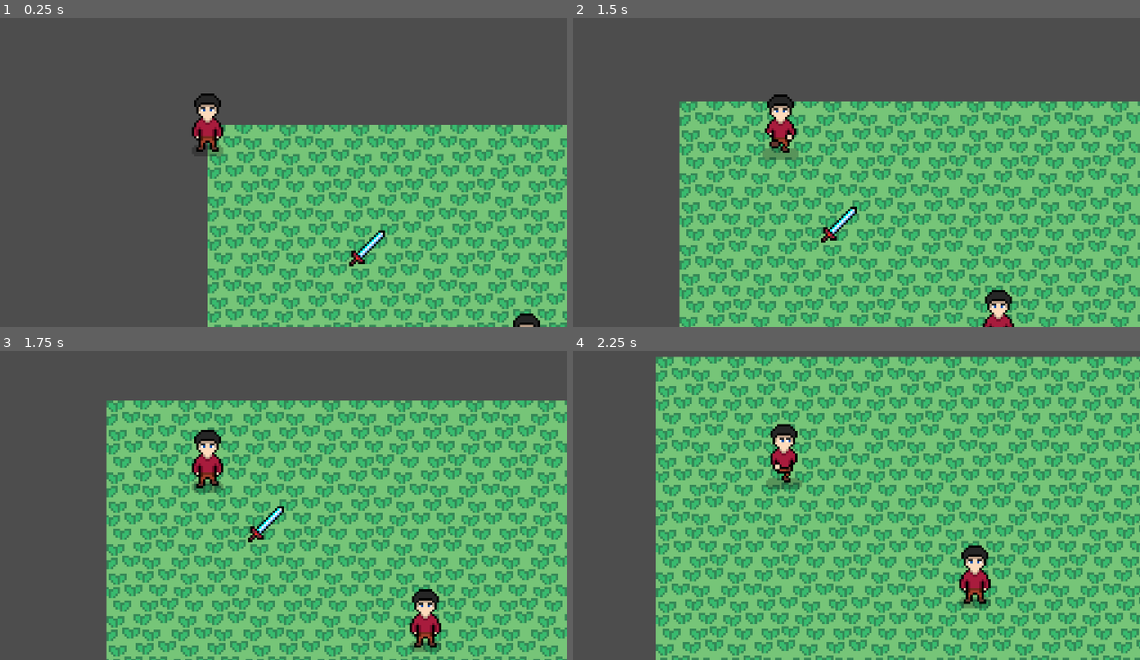
Above: before the commit, frames 1-4 (two rows, left to right).
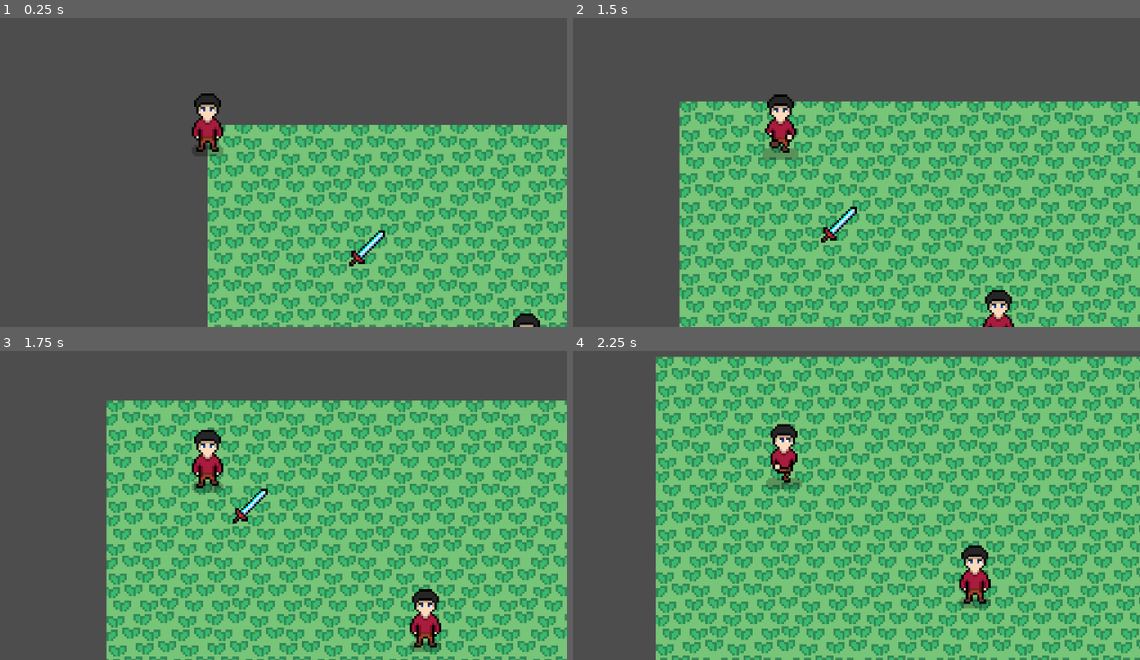
Above: after the commit, the same moments.

Repository: QuocKhangDA22TTD/rpg_game
Game: Godot game, scene res://scenes/demo.tscn
The game is run twice, just before and just after one commit, with the same random seed, the same clock (stepped at 60 frames per second) and the same inputs.
Inputs:
- Up to frame 1 (0.25 s): no input
- Up to frame 2 (1.5 s): tap Enter at 0.5 s; hold Right (ui_right) 0.53-1.28 s; hold Down (ui_down) from 1.28 s (still down)
- Up to frame 3 (1.75 s): keep holding Down (ui_down)
- Up to frame 4 (2.25 s): release Down (ui_down) at 2.03 s; hold Right (ui_right) from 2.03 s (still down)

Frames 1-2 are identical in both runs. In frame 3, 0.5% of the frame differs, in the area x 41-51%, y 44-62%; in frame 4, nothing differs.

Commit message:
Thêm hiệu ứng item di chuyển về phía player trước khi đi vào túi đồ inventory.

Diff:
--- a/scenes/inventory/item_drop.tscn
+++ b/scenes/inventory/item_drop.tscn
@@ -3,7 +3,7 @@
 [ext_resource type="Script" uid="uid://cvey8xi6ctslx" path="res://scripts/inventory/item_drop.gd" id="1_e8wxw"]
 
 [sub_resource type="CircleShape2D" id="CircleShape2D_06m3a"]
-radius = 16.0
+radius = 32.0
 
 [node name="ItemDrop" type="Node2D" unique_id=1534783335]
 script = ExtResource("1_e8wxw")
--- a/scripts/inventory/item_drop.gd
+++ b/scripts/inventory/item_drop.gd
@@ -6,6 +6,7 @@
 # Số lượng vật phẩm
 @export var amount : int = 1
 @export var pickup_delay : float = 0.5
+@export var move_speed : float = 160.0
 
 # Tham chiếu đến sprite hiển thị vật phẩm
 @onready var sprite = $Sprite2D
@@ -13,6 +14,7 @@
 @onready var area = $Area2D
 
 var can_pickup : bool = false
+var target_player = null
 
 # Khởi tạo vật phẩm rơi
 func _ready():
@@ -31,10 +33,22 @@
 	area.body_entered.connect(_on_body_entered)
 
 
+func _process(delta):
+	if target_player:
+		# Di chuyển về player
+		var direction = (target_player.global_position - global_position).normalized()
+		global_position += direction * move_speed * delta
+
+		sprite.scale -= Vector2(0.5, 0.5) * delta
+
+		# Kiểm tra đã chạm player chưa
+		if global_position.distance_to(target_player.global_position) < 1.0:
+			if InventoryManager.add_item(item, amount):
+				queue_free()
+
+
+
 # Xử lý khi người chơi chạm vào vật phẩm
 func _on_body_entered(body):
-	if body.name == "Player":
-		# Thử thêm vật phẩm vào kho đồ
-		if InventoryManager.add_item(item, amount):
-			# Nếu thêm thành công, xóa vật phẩm khỏi bản đồ
-			queue_free()
+	if body.name == "Player" and target_player == null:
+		target_player = body
